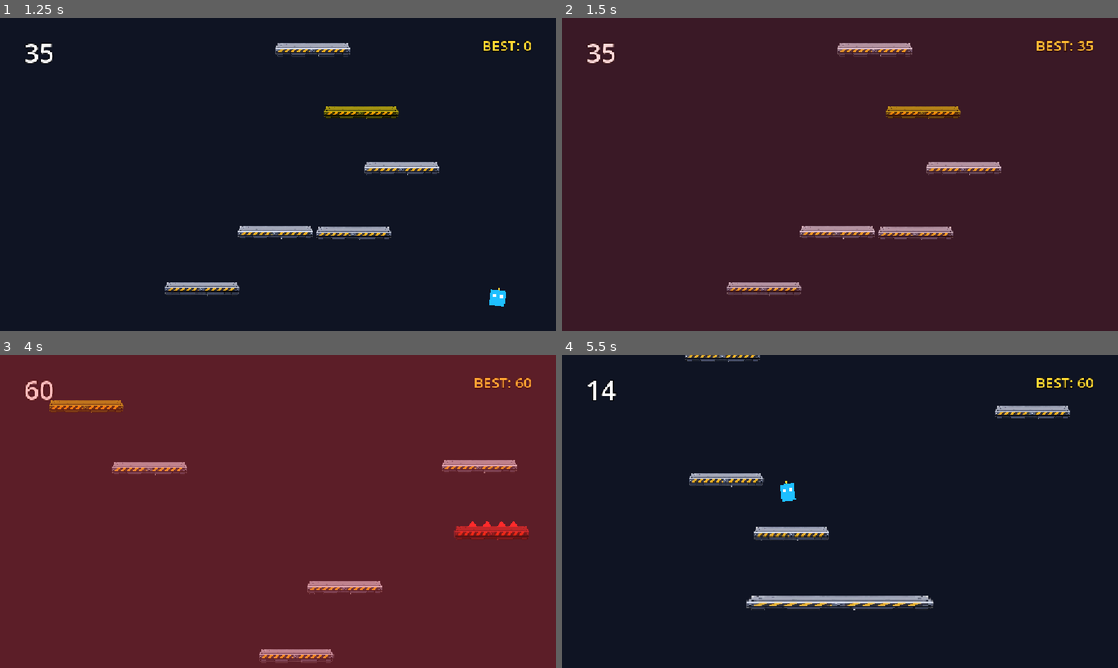
Above: before the commit, frames 1-4 (two rows, left to right).
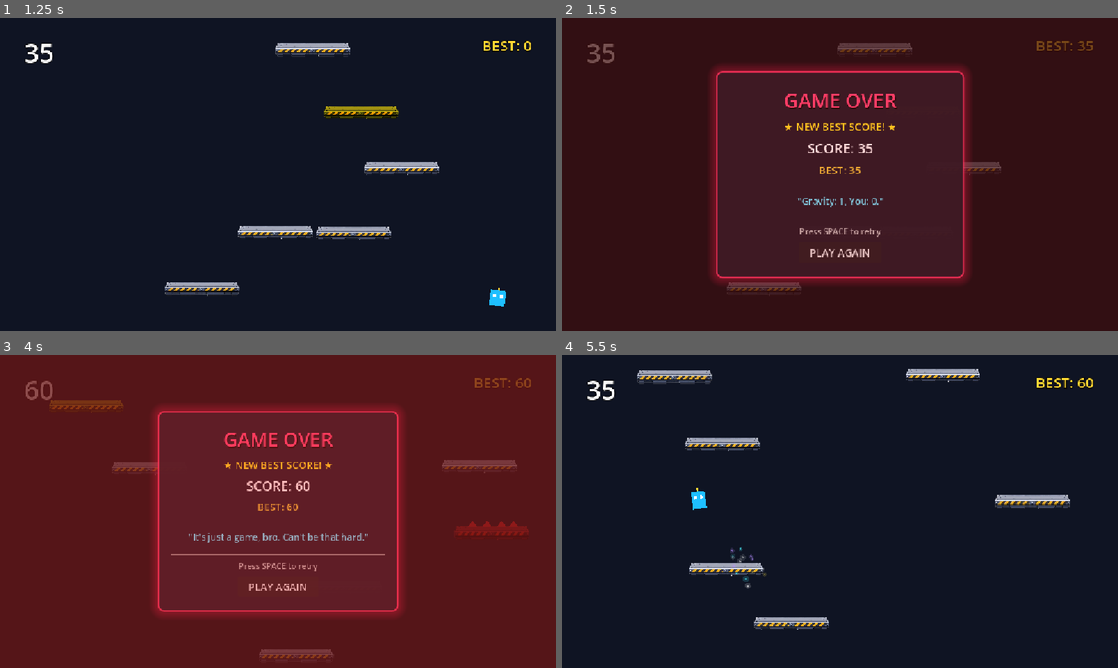
Above: after the commit, the same moments.

Repository: DevireddyNehal/Hopy
Game: Godot game, scene res://scenes/Main.tscn
The game is run twice, just before and just after one commit, with the same random seed, the same clock (stepped at 60 frames per second) and the same inputs.
Inputs (mouse positions are in pixels of both pictures, inside the frame that each line leads up to):
- Up to frame 1 (1.25 s): tap Enter at 0.5, 0.8 s; hold Right (ui_right) from 0.53 s (still down); hold Space (start_action) from 0.53 s (still down)
- Up to frame 2 (1.5 s): keep holding Right (ui_right); release Space (start_action) at 1.28 s; tap Enter at 1.35 s
- Up to frame 3 (4 s): tap Space (start_action) at 1.55, 3.05 s; release Right (ui_right) at 2.03 s; hold Left (ui_left) 2.03-2.78 s; hold Space (start_action) 2.03-2.78 s; tap Enter at 2.3, 2.85, 3.8 s; hold Right (ui_right) from 2.78 s (still down); hold Space (start_action) from 3.53 s (still down)
- Up to frame 4 (5.5 s): release Right (ui_right) at 4.25 s; release Space (start_action) at 4.25 s; click (840, 583) at 4.25 s, where only the run after the commit has a clickable "PLAY AGAIN"; hold Left (ui_left) from 5.03 s (still down); tap Enter at 5.1 s; tap Space (start_action) at 5.3 s

Frame 1 is identical in both runs. In frame 2, 7.5% of the frame differs, in the area x 4-96%, y 7-89%; in frame 3, 7.1%; in frame 4, 6.3%.

Commit message:
feat(ui): implement DeathScreen with tiered roasts from JSON and instant Space restart

Diff:
--- /dev/null
+++ b/scenes/DeathScreen.tscn
@@ -0,0 +1,124 @@
+[gd_scene load_steps=3 format=3]
+
+[ext_resource type="Script" path="res://scripts/ui/death_screen.gd" id="1_death"]
+
+[sub_resource type="StyleBoxFlat" id="StyleBoxFlat_death"]
+bg_color = Color(0.0627451, 0.0784314, 0.12549, 0.94)
+border_width_left = 3
+border_width_top = 3
+border_width_right = 3
+border_width_bottom = 3
+border_color = Color(1, 0.2, 0.4, 0.8)
+corner_radius_top_left = 12
+corner_radius_top_right = 12
+corner_radius_bottom_right = 12
+corner_radius_bottom_left = 12
+shadow_color = Color(1, 0.1, 0.3, 0.3)
+shadow_size = 18
+
+[node name="DeathScreen" type="CanvasLayer"]
+process_mode = 3
+layer = 40
+script = ExtResource("1_death")
+
+[node name="DimBackdrop" type="ColorRect" parent="."]
+anchors_preset = 15
+anchor_right = 1.0
+anchor_bottom = 1.0
+grow_horizontal = 2
+grow_vertical = 2
+color = Color(0, 0, 0, 0.65)
+
+[node name="Panel" type="PanelContainer" parent="."]
+unique_name_in_owner = true
+anchors_preset = 8
+anchor_left = 0.5
+anchor_top = 0.5
+anchor_right = 0.5
+anchor_bottom = 0.5
+offset_left = -240.0
+offset_top = -200.0
+offset_right = 240.0
+offset_bottom = 200.0
+grow_horizontal = 2
+grow_vertical = 2
+theme_override_styles/panel = SubResource("StyleBoxFlat_death")
+
+[node name="Margin" type="MarginContainer" parent="Panel"]
+layout_mode = 2
+theme_override_constants/margin_left = 24
+theme_override_constants/margin_top = 20
+theme_override_constants/margin_right = 24
+theme_override_constants/margin_bottom = 20
+
+[node name="VBox" type="VBoxContainer" parent="Panel/Margin"]
+layout_mode = 2
+theme_override_constants/separation = 10
+alignment = 1
+
+[node name="GameOverTitle" type="Label" parent="Panel/Margin/VBox"]
+layout_mode = 2
+theme_override_colors/font_color = Color(1, 0.25, 0.45, 1)
+theme_override_colors/font_shadow_color = Color(0, 0, 0, 0.8)
+theme_override_constants/shadow_offset_y = 2
+theme_override_font_sizes/font_size = 38
+text = "GAME OVER"
+horizontal_alignment = 1
+
+[node name="NewBestLabel" type="Label" parent="Panel/Margin/VBox"]
+unique_name_in_owner = true
+visible = false
+layout_mode = 2
+theme_override_colors/font_color = Color(1, 0.88, 0.1, 1)
+theme_override_font_sizes/font_size = 20
+text = "★ NEW BEST SCORE! ★"
+horizontal_alignment = 1
+
+[node name="ScoreLabel" type="Label" parent="Panel/Margin/VBox"]
+unique_name_in_owner = true
+layout_mode = 2
+theme_override_colors/font_color = Color(1, 1, 1, 1)
+theme_override_font_sizes/font_size = 26
+text = "SCORE: 0"
+horizontal_alignment = 1
+
+[node name="BestLabel" type="Label" parent="Panel/Margin/VBox"]
+unique_name_in_owner = true
+layout_mode = 2
+theme_override_colors/font_color = Color(0.9, 0.75, 0.2, 1)
+theme_override_font_sizes/font_size = 20
+text = "BEST: 0"
+horizontal_alignment = 1
+
+[node name="HSeparator1" type="HSeparator" parent="Panel/Margin/VBox"]
+layout_mode = 2
+
+[node name="RoastLabel" type="Label" parent="Panel/Margin/VBox"]
+unique_name_in_owner = true
+custom_minimum_size = Vector2(360, 44)
+layout_mode = 2
+theme_override_colors/font_color = Color(0.4, 0.9, 1, 1)
+theme_override_font_sizes/font_size = 18
+text = "\"Skill issue.\""
+horizontal_alignment = 1
+vertical_alignment = 1
+autowrap_mode = 2
+
+[node name="HSeparator2" type="HSeparator" parent="Panel/Margin/VBox"]
+layout_mode = 2
+
+[node name="RestartPrompt" type="Label" parent="Panel/Margin/VBox"]
+layout_mode = 2
+theme_override_colors/font_color = Color(0.7, 0.7, 0.7, 1)
+theme_override_font_sizes/font_size = 16
+text = "Press SPACE to retry"
+horizontal_alignment = 1
+
+[node name="RestartButton" type="Button" parent="Panel/Margin/VBox"]
+unique_name_in_owner = true
+custom_minimum_size = Vector2(160, 40)
+layout_mode = 2
+size_flags_horizontal = 4
+focus_mode = 0
+theme_override_font_sizes/font_size = 20
+text = "PLAY AGAIN"
--- a/scenes/Main.tscn
+++ b/scenes/Main.tscn
@@ -6,6 +6,7 @@
 [ext_resource type="PackedScene" path="res://scenes/Robot.tscn" id="4_robot"]
 [ext_resource type="PackedScene" path="res://scenes/HUD.tscn" id="5_hud"]
 [ext_resource type="PackedScene" path="res://scenes/Effects.tscn" id="6_effects"]
+[ext_resource type="PackedScene" path="res://scenes/DeathScreen.tscn" id="7_death"]
 
 [node name="Main" type="Node2D"]
 script = ExtResource("1_main")
@@ -34,3 +35,5 @@
 position = Vector2(576, 450)
 
 [node name="HUD" parent="." instance=ExtResource("5_hud")]
+
+[node name="DeathScreen" parent="." instance=ExtResource("7_death")]
--- a/scripts/main.gd
+++ b/scripts/main.gd
@@ -36,10 +36,6 @@
 		var current_height = maxf(0.0, (start_y - robot.global_position.y) / 8.0)
 		GameState.update_score(int(current_height))
 
-	# Spacebar restart when game over
-	if can_restart and Input.is_action_just_pressed("start_action"):
-		_restart_game()
-
 func _on_color_scheme_changed(scheme_index: int) -> void:
 	if scheme_index < GameState.COLOR_SCHEMES.size():
 		var scheme = GameState.COLOR_SCHEMES[scheme_index]
@@ -47,9 +43,4 @@
 			background_rect.color = scheme["bg"]
 
 func _on_game_over() -> void:
-	# Enable instant Space restart
-	can_restart = true
-
-func _restart_game() -> void:
-	can_restart = false
-	get_tree().reload_current_scene()
+	pass
--- /dev/null
+++ b/scripts/ui/death_screen.gd
@@ -0,0 +1,93 @@
+extends CanvasLayer
+
+@onready var panel: PanelContainer = %Panel
+@onready var score_label: Label = %ScoreLabel
+@onready var best_label: Label = %BestLabel
+@onready var new_best_label: Label = %NewBestLabel
+@onready var roast_label: Label = %RoastLabel
+@onready var restart_button: Button = %RestartButton
+
+var death_lines: Dictionary = {
+	"low": [
+		"It's just a game, bro. Can't be that hard.",
+		"Bro didn't even try.",
+		"Gravity: 1, You: 0."
+	],
+	"mid": [
+		"Skill issue.",
+		"Bro fell off.",
+		"Almost cooked, but burned.",
+		"L + ratio + fell down."
+	],
+	"high": [
+		"Okay, not bad. Touch grass anyway.",
+		"Certified hopper.",
+		"You were cooking till the slip."
+	]
+}
+
+var is_active: bool = false
+
+func _ready() -> void:
+	process_mode = Node.PROCESS_MODE_ALWAYS
+	visible = false
+	_load_death_lines()
+
+	if restart_button:
+		restart_button.pressed.connect(_restart)
+
+	if GameState:
+		GameState.game_over.connect(_on_game_over)
+
+func _load_death_lines() -> void:
+	if FileAccess.file_exists("res://data/death_lines.json"):
+		var f = FileAccess.open("res://data/death_lines.json", FileAccess.READ)
+		if f:
+			var json = JSON.new()
+			if json.parse(f.get_as_text()) == OK and json.data is Dictionary:
+				death_lines = json.data
+			f.close()
+
+func _on_game_over() -> void:
+	is_active = true
+	visible = true
+
+	var final_score = GameState.score
+	var best_score = GameState.best_score
+	var is_new_best = (final_score >= best_score and final_score > 0)
+
+	score_label.text = "SCORE: " + str(final_score)
+	best_label.text = "BEST: " + str(best_score)
+	new_best_label.visible = is_new_best
+
+	# Pick tiered roast
+	var tier_key = "mid"
+	if final_score < 100:
+		tier_key = "low"
+	elif final_score >= 500:
+		tier_key = "high"
+
+	var pool = death_lines.get(tier_key, ["Skill issue."])
+	if pool.size() > 0:
+		roast_label.text = "\"" + pool[randi() % pool.size()] + "\""
+	else:
+		roast_label.text = "\"Skill issue.\""
+
+	# Snappy pop-in animation
+	panel.pivot_offset = panel.size / 2.0
+	panel.scale = Vector2(0.8, 0.8)
+	var tween = create_tween()
+	tween.tween_property(panel, "scale", Vector2(1.05, 1.05), 0.15).set_trans(Tween.TRANS_BACK).set_ease(Tween.EASE_OUT)
+	tween.tween_property(panel, "scale", Vector2(1.0, 1.0), 0.1)
+
+func _input(event: InputEvent) -> void:
+	if not is_active:
+		return
+	if event.is_action_pressed("start_action") or (event is InputEventKey and event.pressed and event.keycode == KEY_ENTER):
+		_restart()
+
+func _restart() -> void:
+	is_active = false
+	visible = false
+	get_tree().paused = false
+	get_tree().reload_current_scene()
--- /dev/null
+++ b/tests/TestDeathScreen.tscn
@@ -0,0 +1,6 @@
+[gd_scene load_steps=2 format=3]
+
+[ext_resource type="Script" path="res://tests/test_death_screen.gd" id="1_test"]
+
+[node name="TestDeathScreen" type="Node2D"]
+script = ExtResource("1_test")
--- /dev/null
+++ b/tests/test_death_screen.gd
@@ -0,0 +1,63 @@
+extends Node2D
+
+func _ready() -> void:
+	print("\n--- TESTING DEATH SCREEN & TIERED ROASTS ---")
+
+	var death_scene = load("res://scenes/DeathScreen.tscn")
+	assert(death_scene != null, "DeathScreen.tscn must exist")
+	var death_screen = death_scene.instantiate()
+	add_child(death_screen)
+
+	assert(not death_screen.visible, "DeathScreen should start hidden")
+	print("✓ DeathScreen initial hidden state verified")
+
+	# Test Low tier (< 100)
+	GameState.start_game()
+	GameState.score = 45
+	GameState.best_score = 300
+	GameState.end_game()
+
+	assert(death_screen.visible, "DeathScreen should be visible after game_over")
+	assert(death_screen.score_label.text == "SCORE: 45", "Score label should display 45")
+	assert(death_screen.best_label.text == "BEST: 300", "Best label should display 300")
+	assert(not death_screen.new_best_label.visible, "New best should be hidden when score < best")
+	var low_roasts = death_screen.death_lines.get("low", [])
+	var low_matches = false
+	for r in low_roasts:
+		if death_screen.roast_label.text == "\"" + r + "\"":
+			low_matches = true
+			break
+	assert(low_matches, "Low tier roast should be picked for score < 100")
+	print("✓ Low tier roast (< 100) verified: " + death_screen.roast_label.text)
+
+	# Test Mid tier (100 - 499)
+	GameState.start_game()
+	GameState.score = 250
+	GameState.best_score = 300
+	GameState.end_game()
+	var mid_roasts = death_screen.death_lines.get("mid", [])
+	var mid_matches = false
+	for r in mid_roasts:
+		if death_screen.roast_label.text == "\"" + r + "\"":
+			mid_matches = true
+			break
+	assert(mid_matches, "Mid tier roast should be picked for score 100-499")
+	print("✓ Mid tier roast (100-499) verified: " + death_screen.roast_label.text)
+
+	# Test High tier (500+) and New Best
+	GameState.start_game()
+	GameState.score = 850
+	GameState.best_score = 850
+	GameState.end_game()
+	var high_roasts = death_screen.death_lines.get("high", [])
+	var high_matches = false
+	for r in high_roasts:
+		if death_screen.roast_label.text == "\"" + r + "\"":
+			high_matches = true
+			break
+	assert(high_matches, "High tier roast should be picked for score >= 500")
+	assert(death_screen.new_best_label.visible, "New best badge should be visible")
+	print("✓ High tier roast (500+) & New Best badge verified: " + death_screen.roast_label.text)
+
+	print("--- DEATH SCREEN TESTS PASSED SUCCESSFULLY! ---\n")
+	get_tree().quit(0)
Not shown: 1 places in scenes/Main.tscn that only renumber resources
